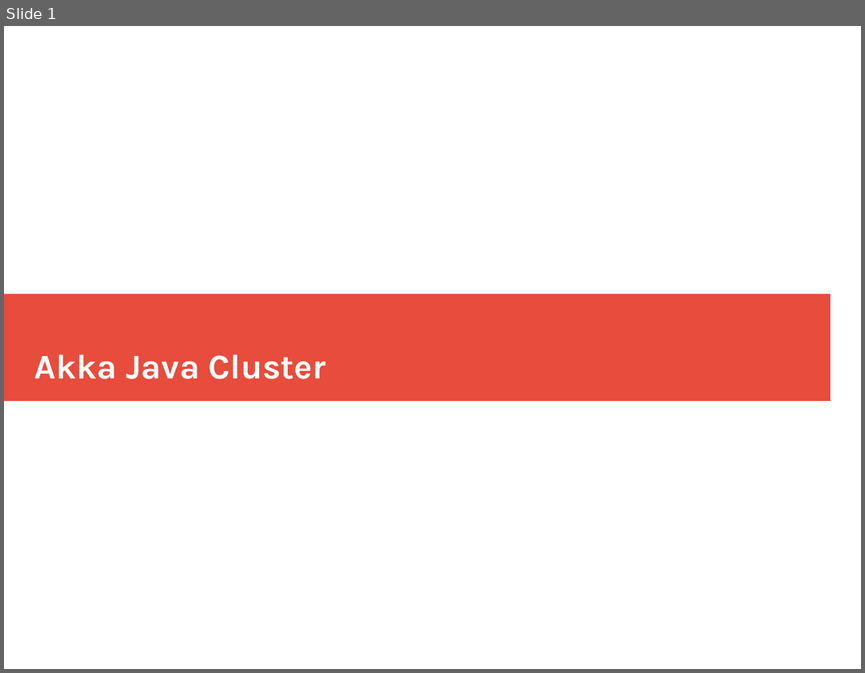
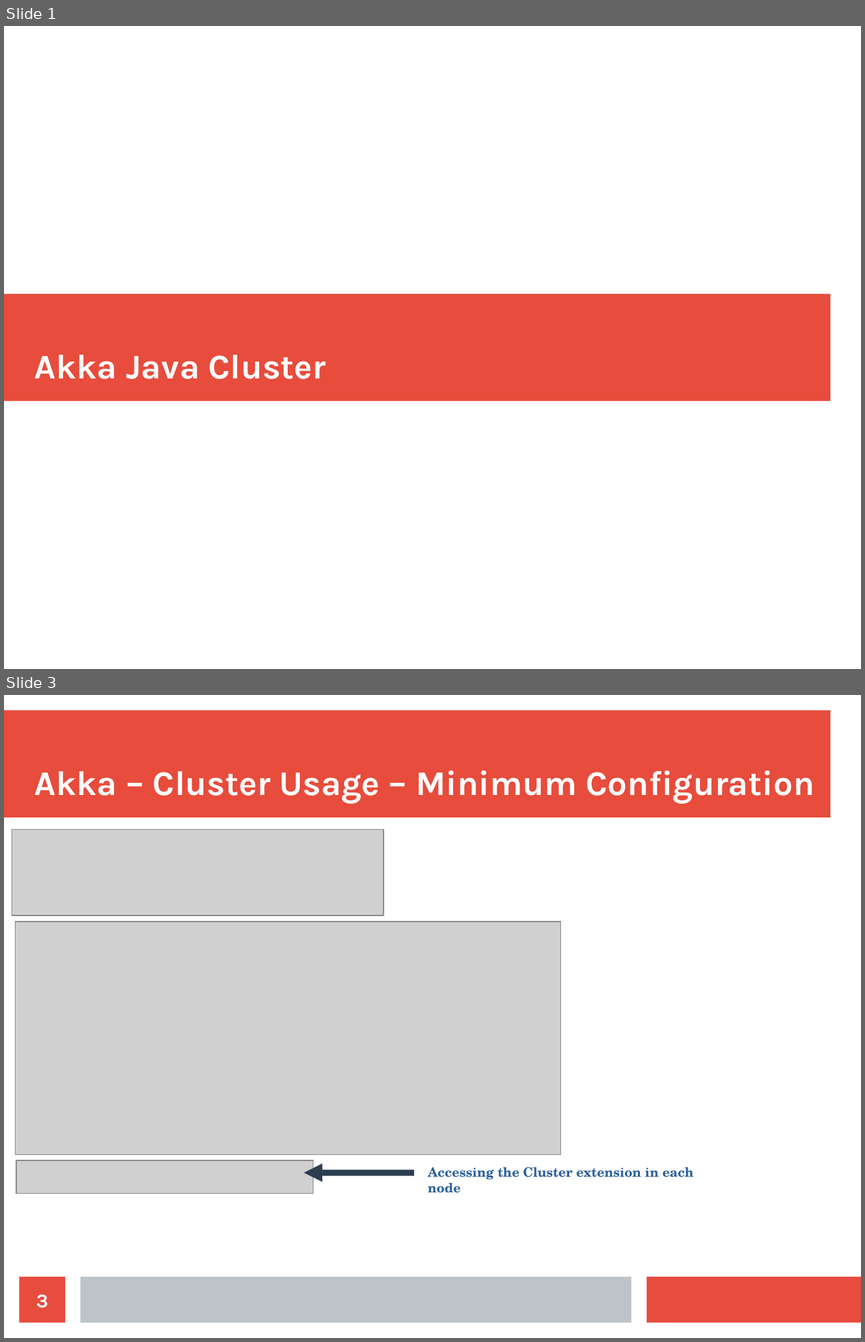
Before and after one commit to bytemania/akka-java-cluster, a slide deck: src/main/resources/res/presentation.odp. Shown one above the other, each under a label of ours: slide 1 before the commit, slides 1 and 3 after it; the slides between them are not shown. The pictures are 865x673 and 865x1342 pixels, drawn with LibreOffice and Linux fonts; fonts in the diff are those of the drawing; grey boxes stand for pictures. Boxes give left, top, right and bottom in pixels: in the first picture for what was removed or moved away, otherwise in the second. Text is boxed around its words. In the diff, an @@ line names an element or a change of style, - is before the commit and + after.

```diff
--- a/src/main/resources/res/presentation.odp
+++ b/src/main/resources/res/presentation.odp
@@ slide 3 added at box(4, 695, 861, 1338), background #FFFFFF @@
@@ rectangle added at box(4, 711, 830, 818), fill #E74C3C @@
@@ title added at box(35, 770, 815, 803), 32 pt, text #FFFFFF, bold @@
+Akka – Cluster Usage – Minimum Configuration
@@ picture added at box(11, 830, 383, 915) @@
@@ picture added at box(15, 921, 561, 1155) @@
@@ picture added at box(16, 1160, 313, 1193) @@
@@ arrow added from (415, 1172) to (304, 1172), #2C3E50 5.67 pt @@
@@ text added at box(428, 1167, 694, 1193), 12 pt, text #2A6099, bold @@
+Accessing the Cluster extension in each node
@@ page number added at box(20, 1276, 65, 1323), fill #E74C3C, 18 pt, text #FFFFFF, bold @@
+3
@@ rectangle added at box(80, 1276, 632, 1323), fill #BDC3C7 @@
@@ rectangle added at box(647, 1276, 861, 1323), fill #E74C3C @@
```
Also in this commit, not shown: 8 other slides added, 1 slide removed, 2 other files.
